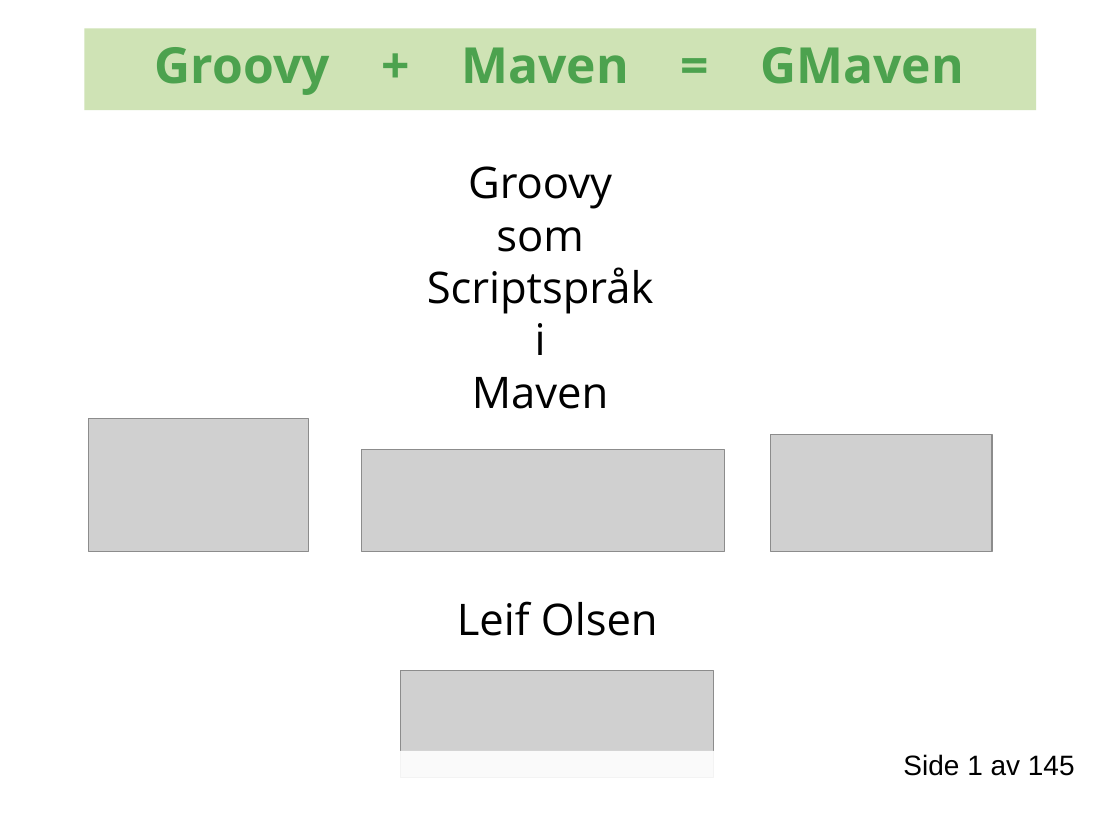
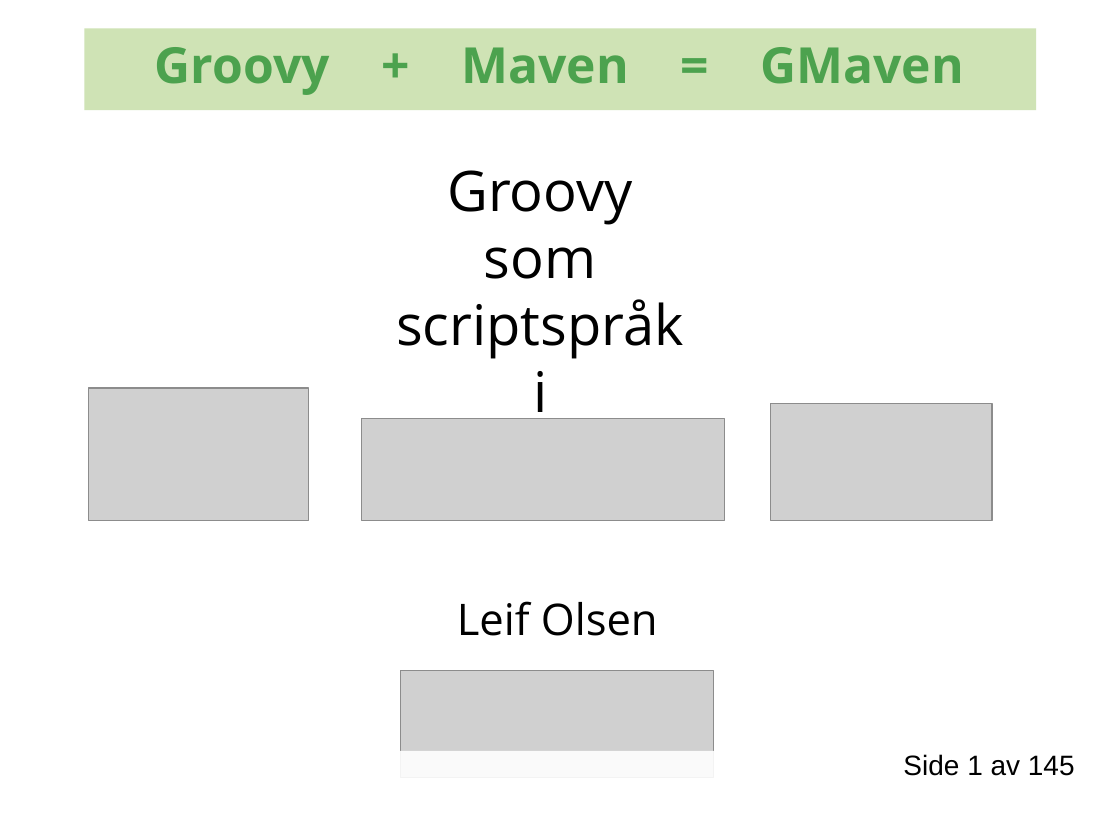
Before and after one commit to kenglxn/seam-maven-refimpl, a slide deck: slide 1 of sandbox/loo/gmaven-lynforedrag/gmaven-lynforedrag.odp. Drawn at 1120x840 pixels with LibreOffice and Linux fonts; fonts in the diff are those of the drawing; grey boxes stand for pictures; background and template pictures are left out. Boxes give left, top, right and bottom in pixels: in the first picture for what was removed or moved away, otherwise in the second. Text is boxed around its words. In the diff, an @@ line names an element or a change of style, - is before the commit and + after.

```diff
--- a/sandbox/loo/gmaven-lynforedrag/gmaven-lynforedrag.odp
+++ b/sandbox/loo/gmaven-lynforedrag/gmaven-lynforedrag.odp
@@ text at [447,170,632,427]: size 28 to 36 pt in "Groovy", "som", "i" @@
@@ text at [396,299,684,359]: text changed; size 28 to 36 pt @@
-Scriptspråk
+scriptspråk
@@ 3 pictures: place and size @@
-3 pictures at [88,419,992,551]
+3 pictures at [88,388,992,521]
@@ text at [472,377,608,409]: paragraph removed @@
-Maven
```
Also in this commit, not shown: 7 other slides changed.
